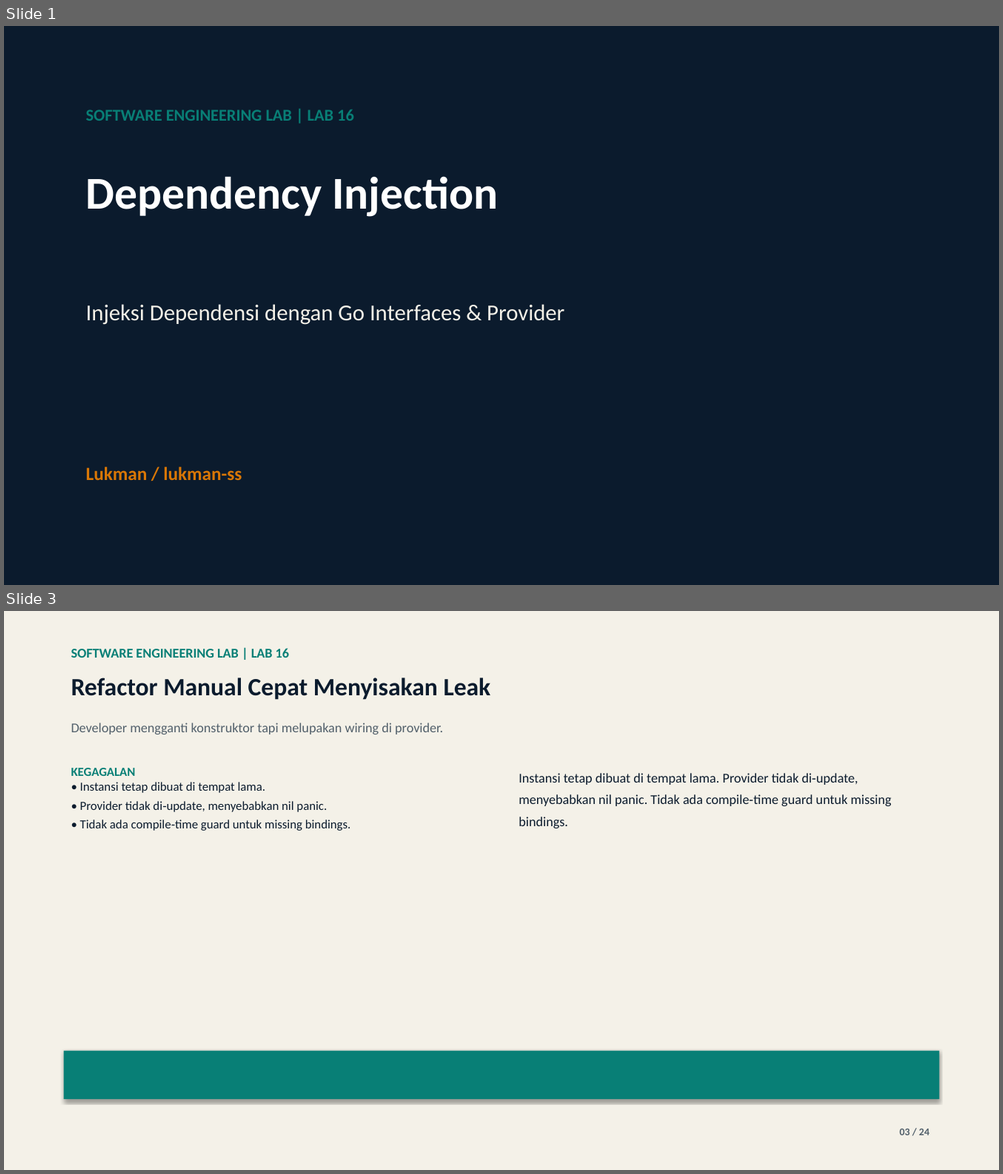
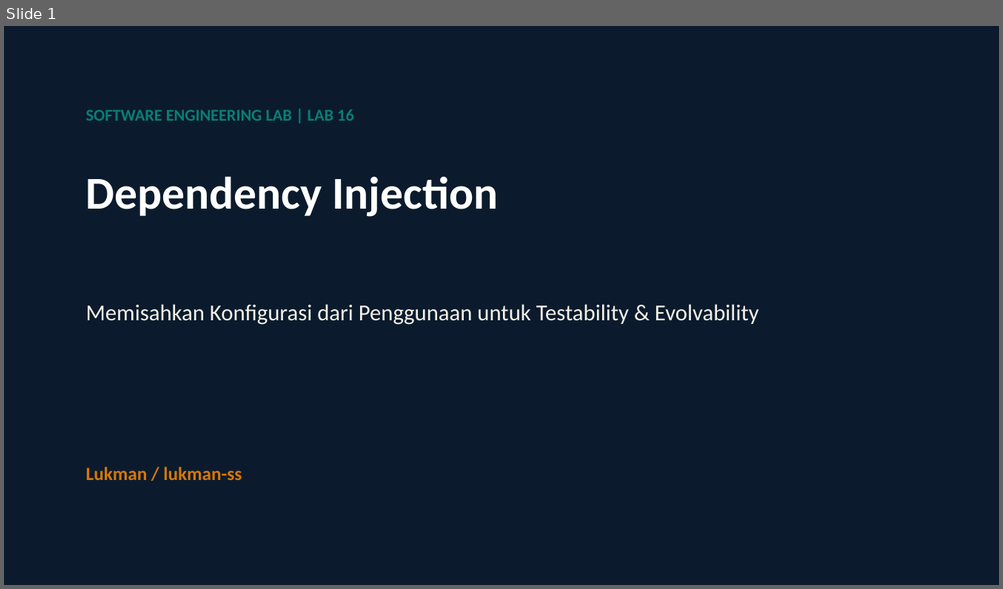
Before and after one commit to lukman-ss/software-engineering-lab, a slide deck: labs/16-dependency-injection/result/linkedin/lab-16-dependency-injection-carousel.pptx. Shown one above the other, each under a label of ours: slides 1 and 3 before the commit, slide 1 after it; the slides between them are not shown. The pictures are 1003x1174 and 1003x589 pixels, drawn with LibreOffice and Linux fonts; fonts in the diff are those of the drawing. Boxes give left, top, right and bottom in pixels: in the first picture for what was removed or moved away, otherwise in the second. Text is boxed around its words. In the diff, an @@ line names an element or a change of style, - is before the commit and + after.

```diff
--- a/labs/16-dependency-injection/result/linkedin/lab-16-dependency-injection-carousel.pptx
+++ b/labs/16-dependency-injection/result/linkedin/lab-16-dependency-injection-carousel.pptx
@@ slide 3 removed at (4, 611, 999, 1170), background #FFFFFF @@
@@ rectangle removed at (4, 611, 999, 1170) @@
@@ text removed at (71, 648, 289, 658) @@
-SOFTWARE ENGINEERING LAB | LAB 16
@@ text removed at (71, 678, 491, 700) @@
-Refactor Manual Cepat Menyisakan Leak
@@ text removed at (71, 723, 443, 735) @@
-Developer mengganti konstruktor tapi melupakan wiring di provider.
@@ text removed at (71, 768, 351, 831) @@
-KEGAGALAN
-• Instansi tetap dibuat di tempat lama.
-• Provider tidak di‑update, menyebabkan nil panic.
-• Tidak ada compile‑time guard untuk missing bindings.
@@ text removed at (518, 773, 891, 829) @@
-Instansi tetap dibuat di tempat lama. Provider tidak di‑update, menyebabkan nil panic. Tidak ada compile‑time guard untuk missing bindings.
@@ rectangle removed at (64, 1051, 939, 1099) @@
@@ text removed at (899, 1129, 929, 1136) @@
-03 / 24
@@ slide 1 changed as well @@
@@ text at (86, 304, 759, 325): text changed @@
-Injeksi Dependensi dengan Go Interfaces & Provider
+Memisahkan Konfigurasi dari Penggunaan untuk Testability & Evolvability
```
Also in this commit, not shown: 16 other slides changed, 7 slides added, 6 other slides removed, 7 other files.
